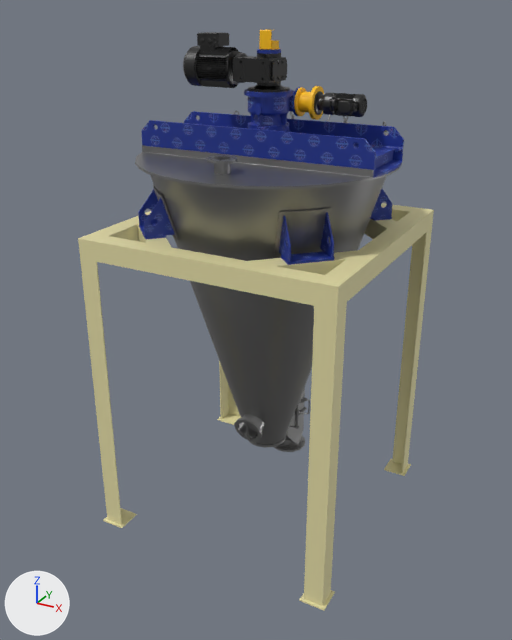
The glTF model models/model6.glb as it was, and as the next commit left it.
Camera for both pictures: a 50 mm lens placed at (2.46, -4.66, 4.0), pointed at (-0.04, -0.12, 1.73). Arrows for +X, +Y and +Z are at lower left; the lights stay in place. The picture after the commit comes second. Where no turn or scale is listed for an object, it has been applied to the vertices.

The scene before the commit, as lines of its bpy script (objects in view):
```python
mat_blue = principled_material('blue')
mat_blue.texture = img_hosokawalogo
me_1_prt = bpy.data.meshes.new('1.PRT')
me_1_prt.from_pydata(...)  # 17868 vertices, 31958 faces; spans x -0.63..0.67, y -0.18..0.55, z 1.05..3.84
me_1_prt.materials.append(mat_lightsteelblack)  # dark grey #494949
me_5kffhura200a = bpy.data.meshes.new('5KFFHURA200A')
me_5kffhura200a.from_pydata(...)  # 10984 vertices, 21371 faces; spans x -0.96..0.96, y -0.97..1.01, z 0.27..3.87
me_5kffhura200a.materials.append(mat_aluminium2)  # grey #909090
me_ブラケット_010 = bpy.data.meshes.new('ブラケット.010')
me_ブラケット_010.from_pydata(...)  # 3453 vertices, 6681 faces; spans x -0.97..0.97, y -0.79..0.79, z 2.5..3.74
me_ブラケット_010.materials.append(mat_blue)  # picture img_hosokawalogo
ob_1_prt = bpy.data.objects.new('1.PRT', me_1_prt)
ob_1_prt.location = (0.0, 0.0, 0.0)
ob_5kffhura200a = bpy.data.objects.new('5KFFHURA200A', me_5kffhura200a)
ob_5kffhura200a.location = (0.0, 0.0, 0.0)
ob_ブラケット_010 = bpy.data.objects.new('ブラケット.010', me_ブラケット_010)
ob_ブラケット_010.location = (0.0, 0.0, 0.0)
# also in view: '架台.001' at (0.0, 0.0, 1.25); 'フタ.001' at (0.14, 0.1, 3.57)
```
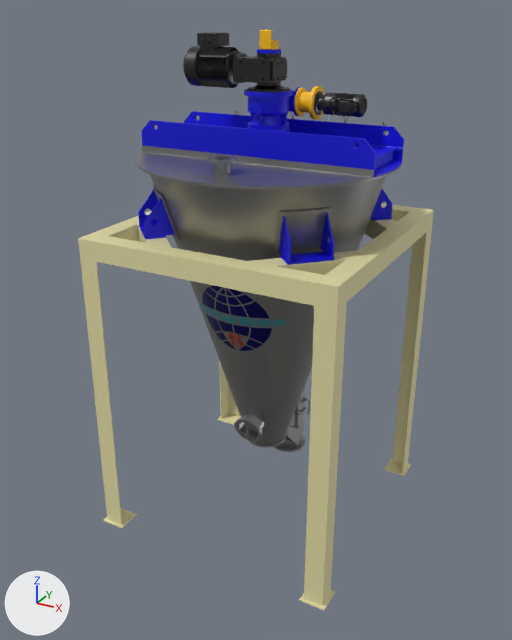
Boxes (x1, y1, x2, y2) around the edits, measured in the pictures (512 x 640 px):
'ブラケット.010', surface changed
    both: (138, 49, 404, 265)

What changed in the scene script:
```text
Change mat_blue:
    remove mat_blue.texture = img_hosokawalogo
    add mat_blue.base_color = (0.0, 0.00119, 0.712)  # blue #0004db
```
